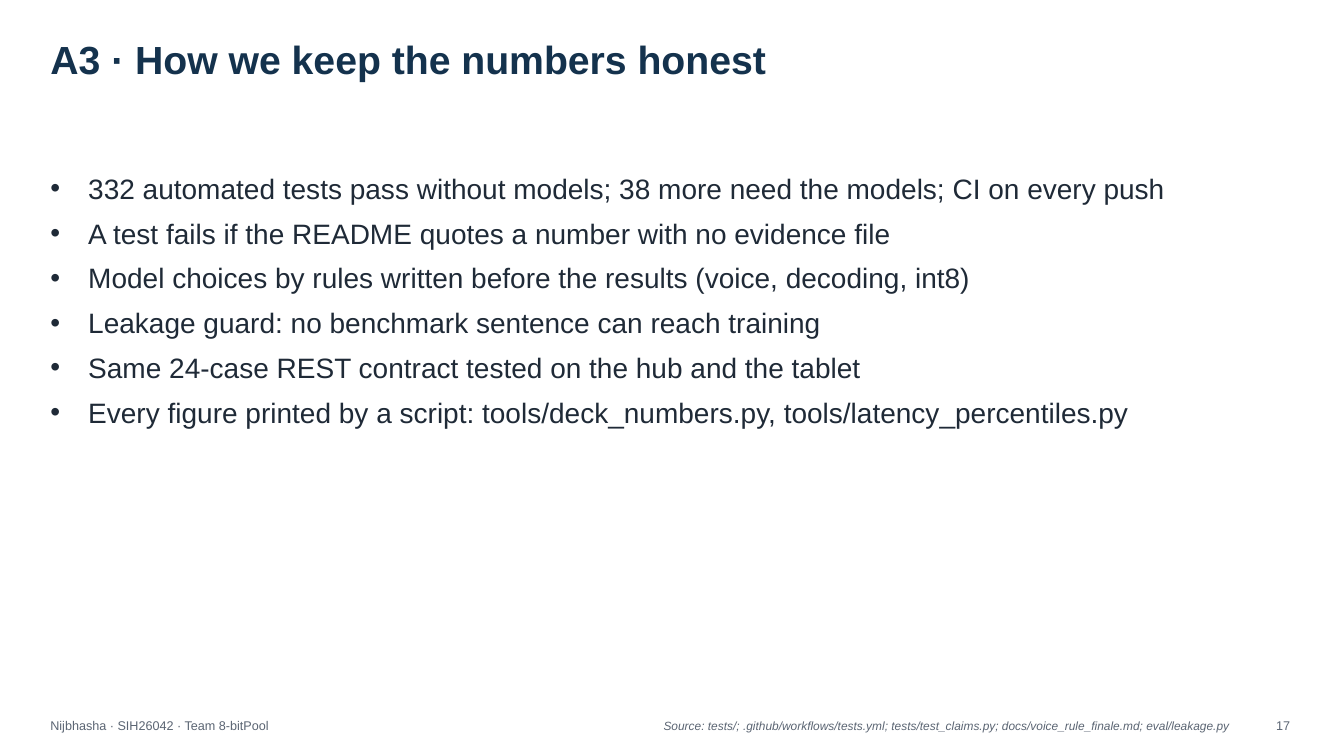
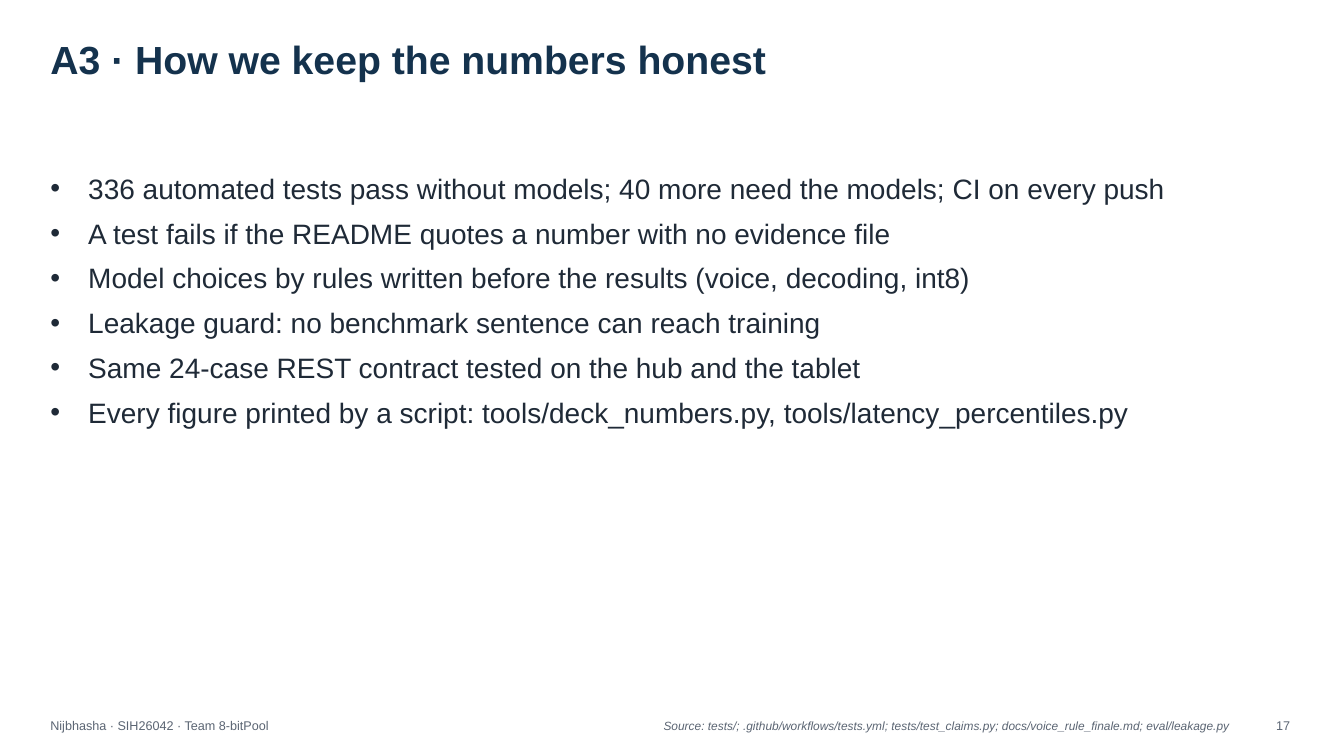
Before and after one commit to barath0512s-rgb/nijbhasha, a slide deck: slide 17 of deck/final_deck.pptx. Drawn at 1344x756 pixels with LibreOffice and Linux fonts; fonts in the diff are those of the drawing. Boxes give left, top, right and bottom in pixels: in the first picture for what was removed or moved away, otherwise in the second. Text is boxed around its words. In the diff, an @@ line names an element or a change of style, - is before the commit and + after.

```diff
--- a/deck/final_deck.pptx
+++ b/deck/final_deck.pptx
@@ text at <box>88,178,1165,204</box>: text changed @@
-• 332 automated tests pass without models; 38 more need the models; CI on every push
+• 336 automated tests pass without models; 40 more need the models; CI on every push
```
Also in this commit, not shown: 1 other slide changed, 6 other files.
